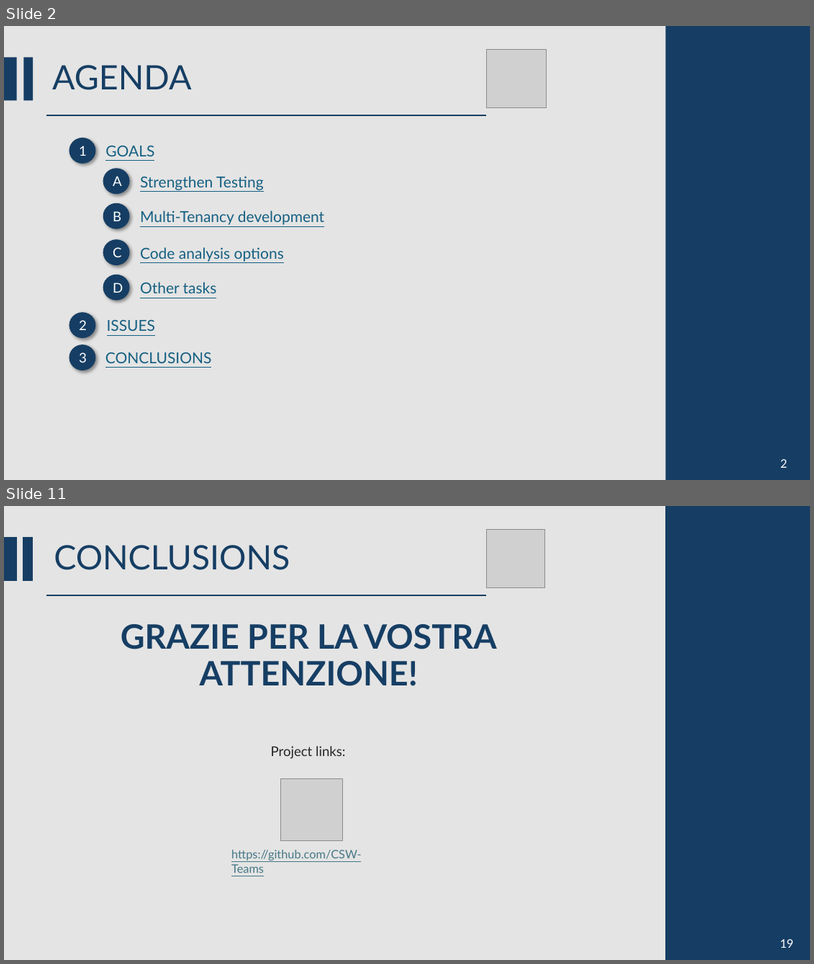
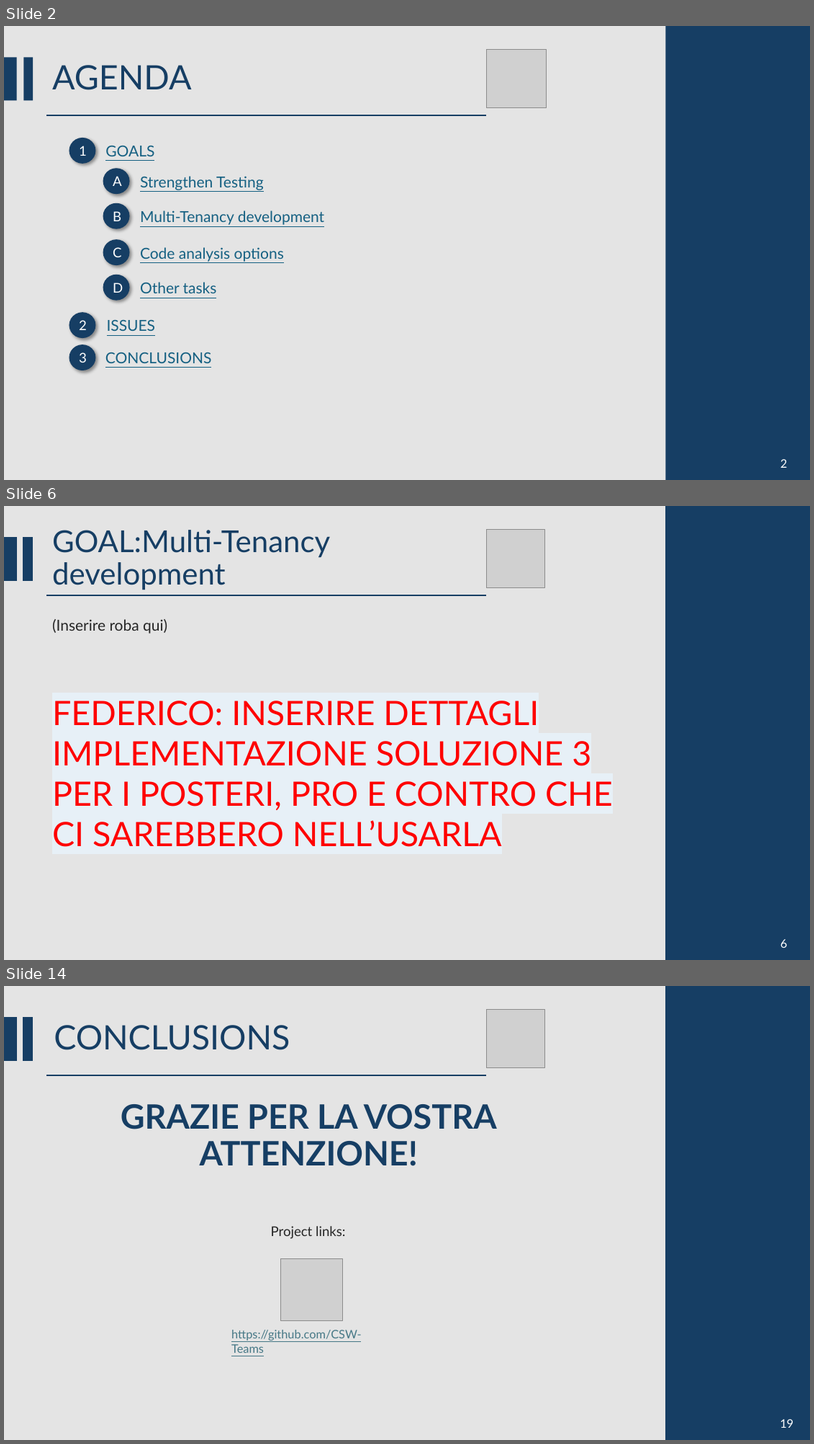
Before and after one commit to CSW-Teams/MS3-docs, a slide deck: ShiftsHappen/Sprint 2/CSW Sprint 2.pptm. Shown one above the other, each under a label of ours: slides 2 and 11 before the commit, slides 2, 6 and 14 after it; the slides between them are not shown. The pictures are 814x964 and 814x1444 pixels, drawn with LibreOffice and Linux fonts; fonts in the diff are those of the drawing; grey boxes stand for pictures. Boxes give left, top, right and bottom in pixels: in the first picture for what was removed or moved away, otherwise in the second. Text is boxed around its words. In the diff, an @@ line names an element or a change of style, - is before the commit and + after.

```diff
--- a/ShiftsHappen/Sprint 2/CSW Sprint 2.pptm
+++ b/ShiftsHappen/Sprint 2/CSW Sprint 2.pptm
@@ slide 6 added at (4,506,810,960), background #D9D9D9 at 70% opacity @@
@@ rectangle added at (666,506,810,960), fill #163E64, outline #163E64 1.5 pt @@
@@ rectangle added at (4,538,17,580), fill #163E64, outline #163E64 1.5 pt @@
@@ rectangle added at (23,538,32,580), fill #163E64, outline #163E64 1.5 pt @@
@@ title added at (52,530,330,590), 36 pt, text #163E64 @@
+GOAL:Multi-Tenancy development
@@ picture added at (486,530,545,588) @@
@@ line added from (46, 595) to (486, 595), #163E64 1.5 pt @@
@@ text added at (52,619,167,633), 18 pt, text #262626 @@
+(Inserire roba qui)
@@ text added at (52,700,613,847), 40 pt, text #FF0000 @@
+FEDERICO: INSERIRE DETTAGLI IMPLEMENTAZIONE SOLUZIONE 3 PER I POSTERI, PRO E CONTRO CHE CI SAREBBERO NELL’USARLA
@@ text added at (781,939,787,947), 14 pt, text #FFFFFF @@
+6
@@ what was slide 11 is now slide 14 @@
```
Also in this commit, not shown: 7 slides changed, 3 other slides added, 1 slide removed.
